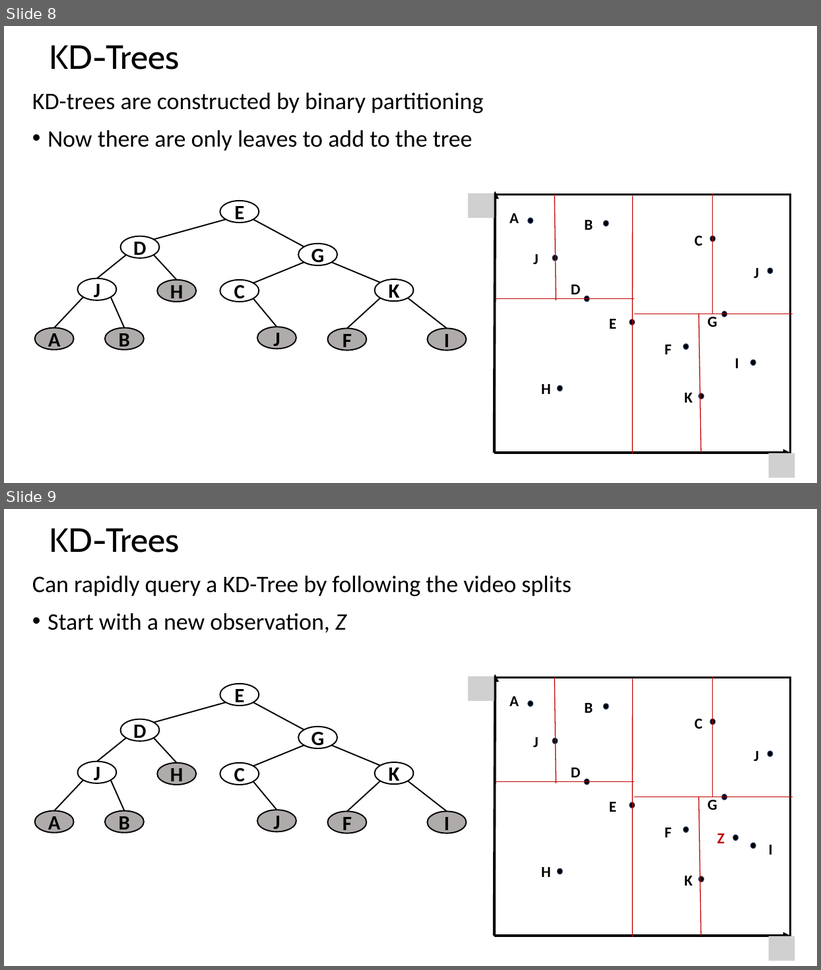
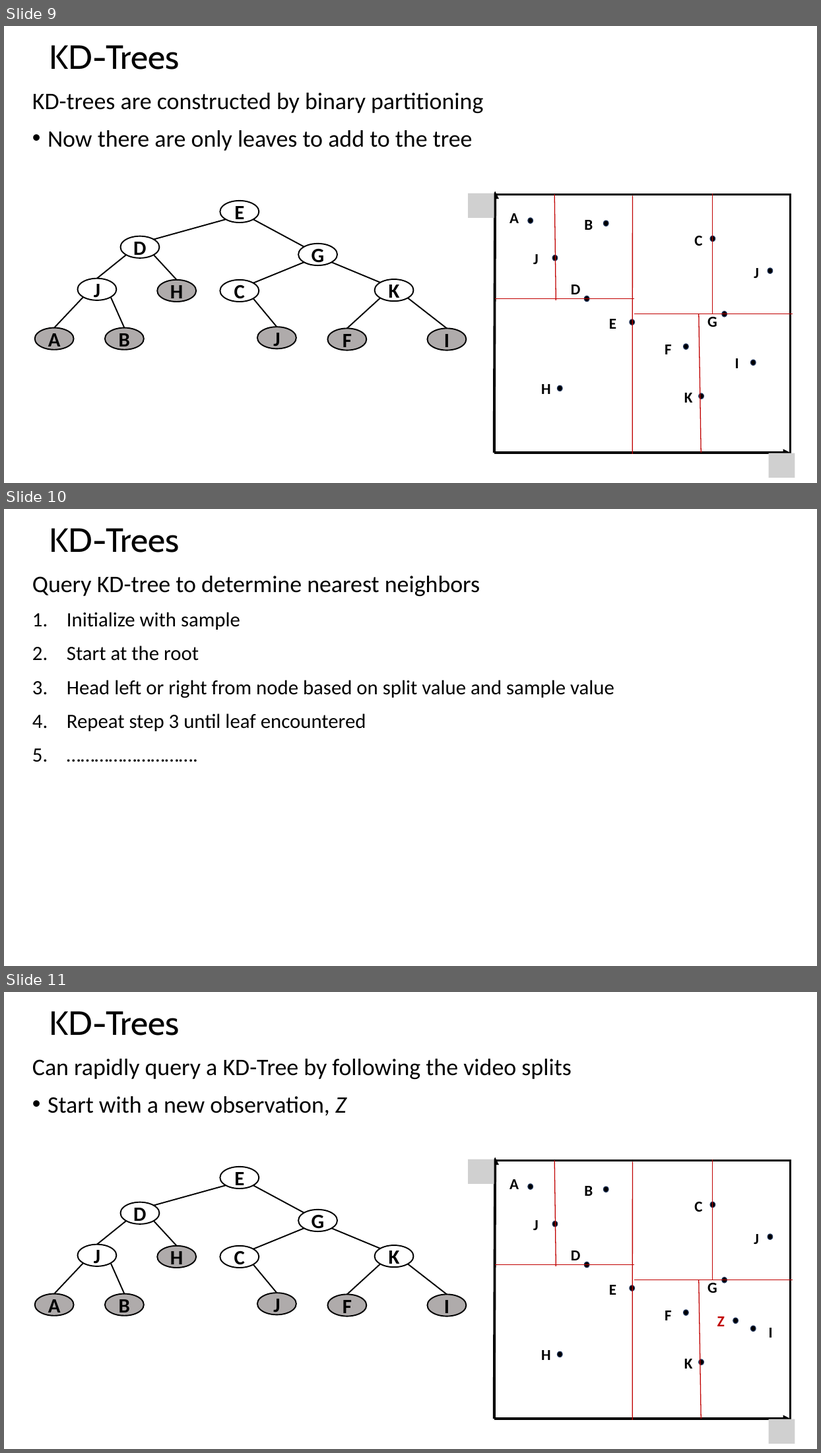
Before and after one commit to StephenElston/CSCI-E-108, a slide deck: slides/5_HighDimensionalSlimilarity_LSH.pptx. Shown one above the other, each under a label of ours: slides 8 and 9 before the commit, slides 9, 10 and 11 after it. The pictures are 821x970 and 821x1453 pixels, drawn with LibreOffice and Linux fonts; fonts in the diff are those of the drawing; grey boxes stand for pictures. Boxes give left, top, right and bottom in pixels: in the first picture for what was removed or moved away, otherwise in the second. Text is boxed around its words. In the diff, an @@ line names an element or a change of style, - is before the commit and + after.

Commit message:
Added slides for KD-tree example

```diff
--- a/slides/5_HighDimensionalSlimilarity_LSH.pptx
+++ b/slides/5_HighDimensionalSlimilarity_LSH.pptx
@@ slide 10 added at (4,509,817,966), background #FFFFFF @@
@@ title added at (49,528,179,553), 39.6 pt, text #000000 @@
+KD-Trees
@@ text added at (32,576,614,731), 24 pt, text #000000 @@
+Query KD-tree to determine nearest neighbors
+1. Initialize with sample
+2. Start at the root
+3. Head left or right from node based on split value and sample value
+4. Repeat step 3 until leaf encountered
+5. ……………………….
@@ what was slide 8 is now slide 9 @@
@@ what was slide 9 is now slide 11 @@
```
Also in this commit, not shown: 1 slide changed, 3 other slides added.
